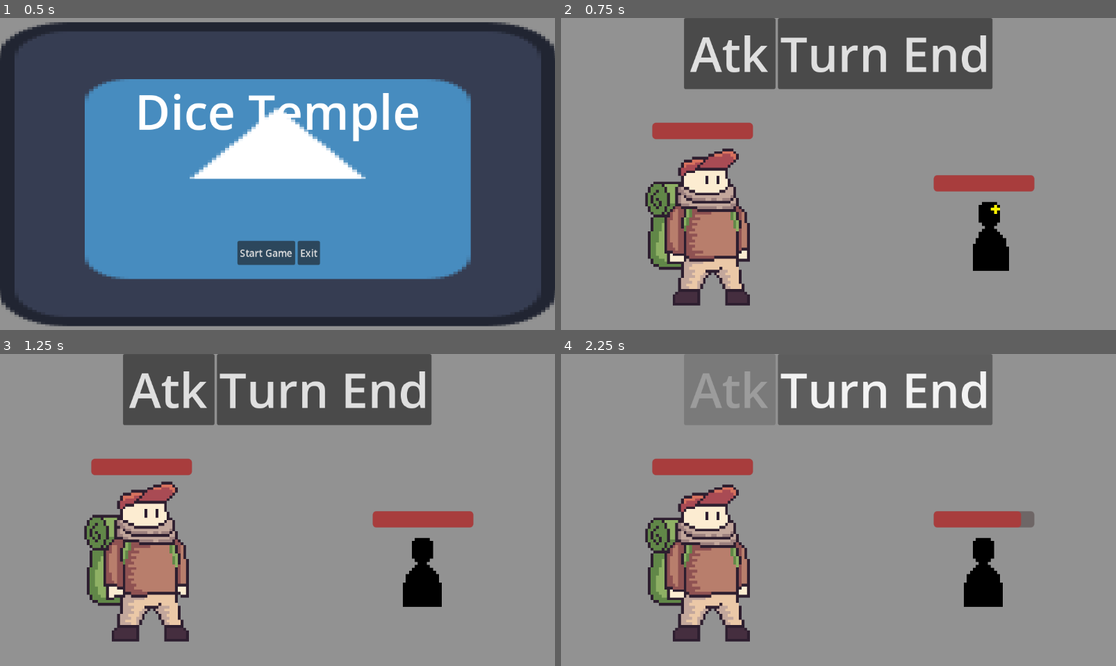
Above: before the commit, frames 1-4 (two rows, left to right).
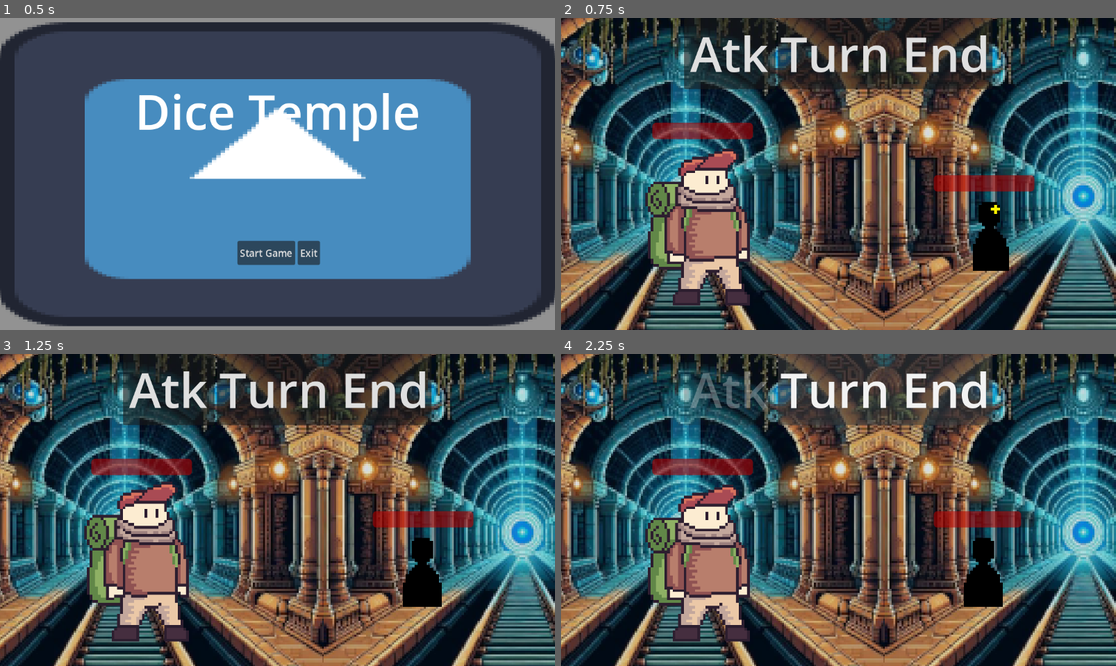
Above: after the commit, the same moments.

Repository: BobWizardLad/Dice-Temple
Game: Godot game, scene res://GameMaster.tscn
The game is run twice, just before and just after one commit, with the same random seed, the same clock (stepped at 60 frames per second) and the same inputs. The engine's default icon, where the game draws it, is replaced by a stand-in: a white triangle on a blue panel in a dark square.
Inputs:
- Up to frame 1 (0.5 s): no input
- Up to frame 2 (0.75 s): click "Start Game" at 0.5 s
- Up to frame 3 (1.25 s): no input
- Up to frame 4 (2.25 s): click "Atk" at 1.25 s; click "Confirm" at 2 s

Frame 1 is identical in both runs. In frame 2, 89% of the frame differs, in the area x 0-100%, y 0-100%; in frame 3, 88%; in frame 4, 89%.

Commit message:
🍱Background Sprite

Diff:
--- a/Dice-Temple/CombatScene.tscn
+++ b/Dice-Temple/CombatScene.tscn
@@ -1,6 +1,7 @@
-[gd_scene load_steps=22 format=3 uid="uid://dgfnu7365whg1"]
+[gd_scene load_steps=23 format=3 uid="uid://dgfnu7365whg1"]
 
 [ext_resource type="Script" path="res://assets/scripts/GameService.gd" id="1_2v1jr"]
+[ext_resource type="Texture2D" uid="uid://cixhjchdnymed" path="res://assets/sprites/subway_temple.png" id="2_1e683"]
 [ext_resource type="Script" path="res://assets/scripts/DiceService.gd" id="2_s5568"]
 [ext_resource type="Script" path="res://assets/scripts/UnitService.gd" id="3_lnayv"]
 [ext_resource type="PackedScene" uid="uid://dtr4jqs87b4t4" path="res://componentScenes/Unit.tscn" id="4_n7p2r"]
@@ -81,6 +82,12 @@
 [node name="GameService" type="Node2D"]
 script = ExtResource("1_2v1jr")
 
+[node name="BG" type="Sprite2D" parent="."]
+modulate = Color(0.870588, 0.870588, 0.870588, 1)
+position = Vector2(657, 321)
+scale = Vector2(1.1, 1.1)
+texture = ExtResource("2_1e683")
+
 [node name="BlankAttack" parent="." instance=ExtResource("13_qamlw")]
 visible = false
 
Binary file added: Dice-Temple/assets/sprites/subway_temple.png
Not shown, added: Dice-Temple/assets/sprites/subway_temple.png.import
Not shown, added: Promo-Assets/subway_temple.png
Not shown, added: Promo-Assets/subway_temple.xcf
